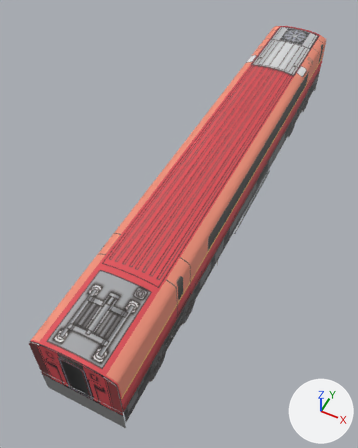
What one commit did to the glTF model mini-japanrail-3d/models/jr-east-e253-1000/car2.glb.
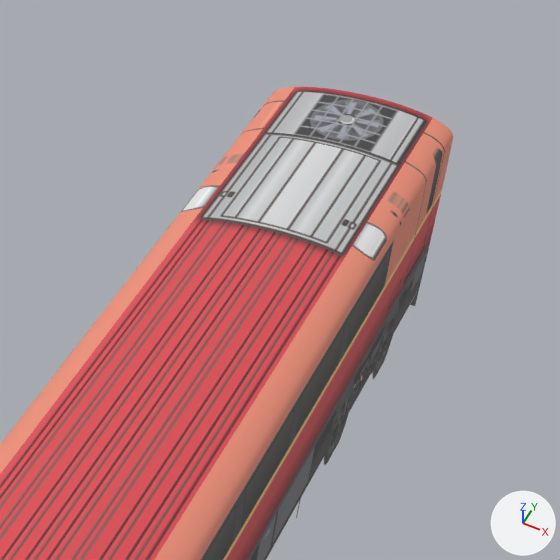
There are two pictures of each version: one whole from a camera (50 mm lens) standing at (5.4, -4.22, 15.61) and looking at (-0.74, 8.05, 0.28), one close up on the part from 54% to 100% of the width and 0% to 37% of the height. Every picture has the same lights, and +X, +Y and +Z are marked at lower right. The last two pictures show the newer version. Vertices at exactly the same position are counted once.

Names of what the first close-up shows: 'jr-east-e253-1000-car2'.
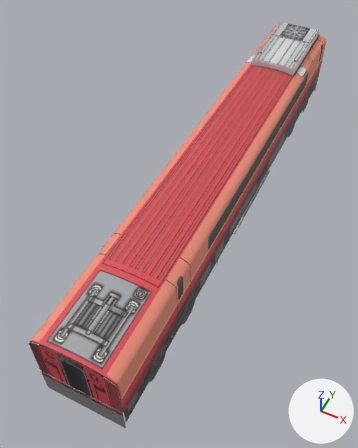
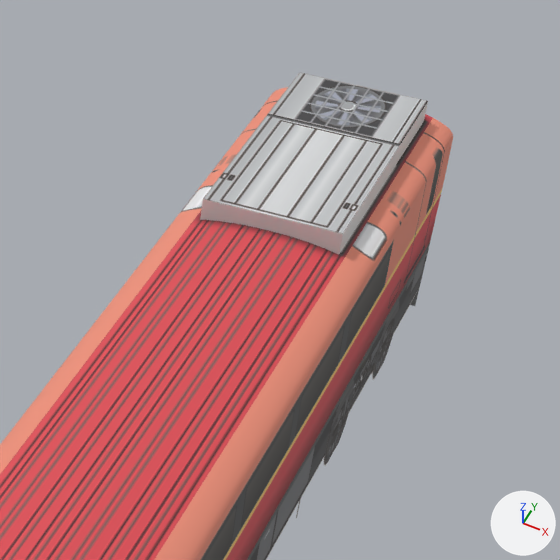
Commit message: jr-east-e253-1000 car2: flip consist entry + D2 AC box

Location of each change, [x1, y1, x2, y2] in pixels of the close-ups (560 x 560 px):
'jr-east-e253-1000-car2', reshaped
    before: [0, 87, 453, 560]
    after: [0, 73, 453, 560]
part 1 of me_jr_east_e253_1000_car2, added
    after: [200, 73, 428, 255]

What changed in the scene script:
```text
Add img_acbox_top:
    img_acbox_top = load_image('acbox_top', '_unpacked/acbox_top', 388, 229, 'sRGB')
Add mat_acbox_top:
    mat_acbox_top = principled_material('acbox_top')
    mat_acbox_top.texture = img_acbox_top
    mat_acbox_top.roughness = 0.6
Add mat_acbox_side:
    mat_acbox_side = principled_material('acbox_side')
    mat_acbox_side.base_color = (0.733, 0.718, 0.714)  # light grey #dedcdc
    mat_acbox_side.roughness = 0.6
Change me_jr_east_e253_1000_car2:
    used by ob_jr_east_e253_1000_car2; location = (0.0, 0.0, 0.0)
    remove me_jr_east_e253_1000_car2.from_pydata(...)  # 5573 vertices, 11126 faces; spans x -1.5..1.5, y 0.0..20.5, z 0.0..3.3
    add me_jr_east_e253_1000_car2.from_pydata(...)  # 5581 vertices, 11138 faces; spans x -1.5..1.5, y 0.0..20.5, z 0.0..3.5
    me_jr_east_e253_1000_car2 part 1
    8 vertices are added at x -1.0..1.0, y 16.2..20.3, z 3.2..3.5
    2 new faces join them, mat_acbox_top (picture img_acbox_top)
    10 new faces join them, mat_acbox_side (light grey #dedcdc)
    add me_jr_east_e253_1000_car2.materials.append(mat_acbox_top)  # picture img_acbox_top
    add me_jr_east_e253_1000_car2.materials.append(mat_acbox_side)  # light grey #dedcdc
```
